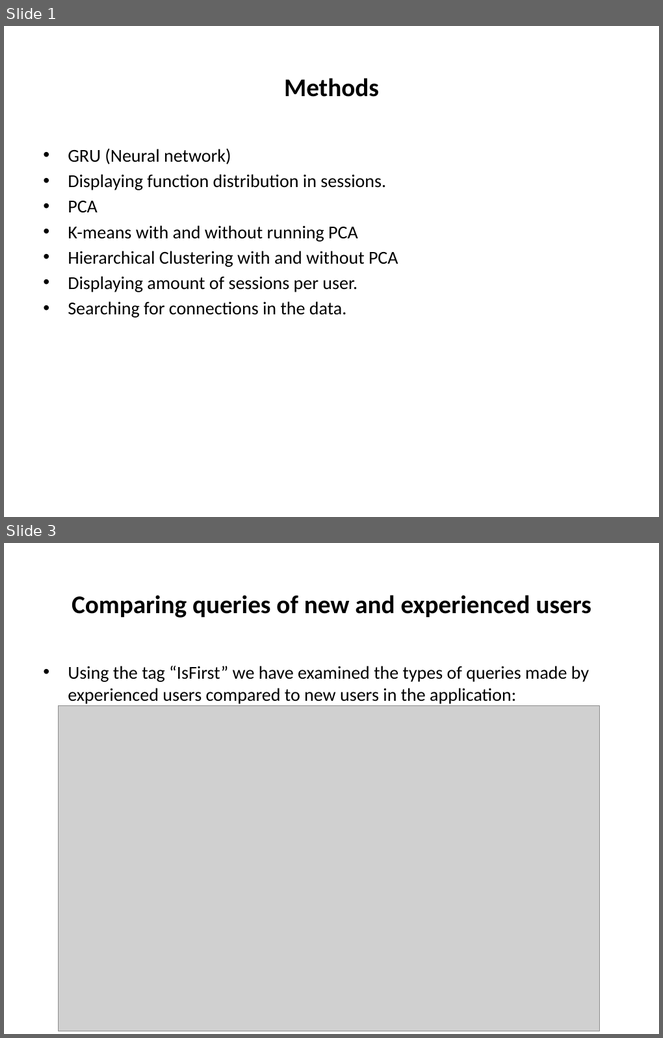
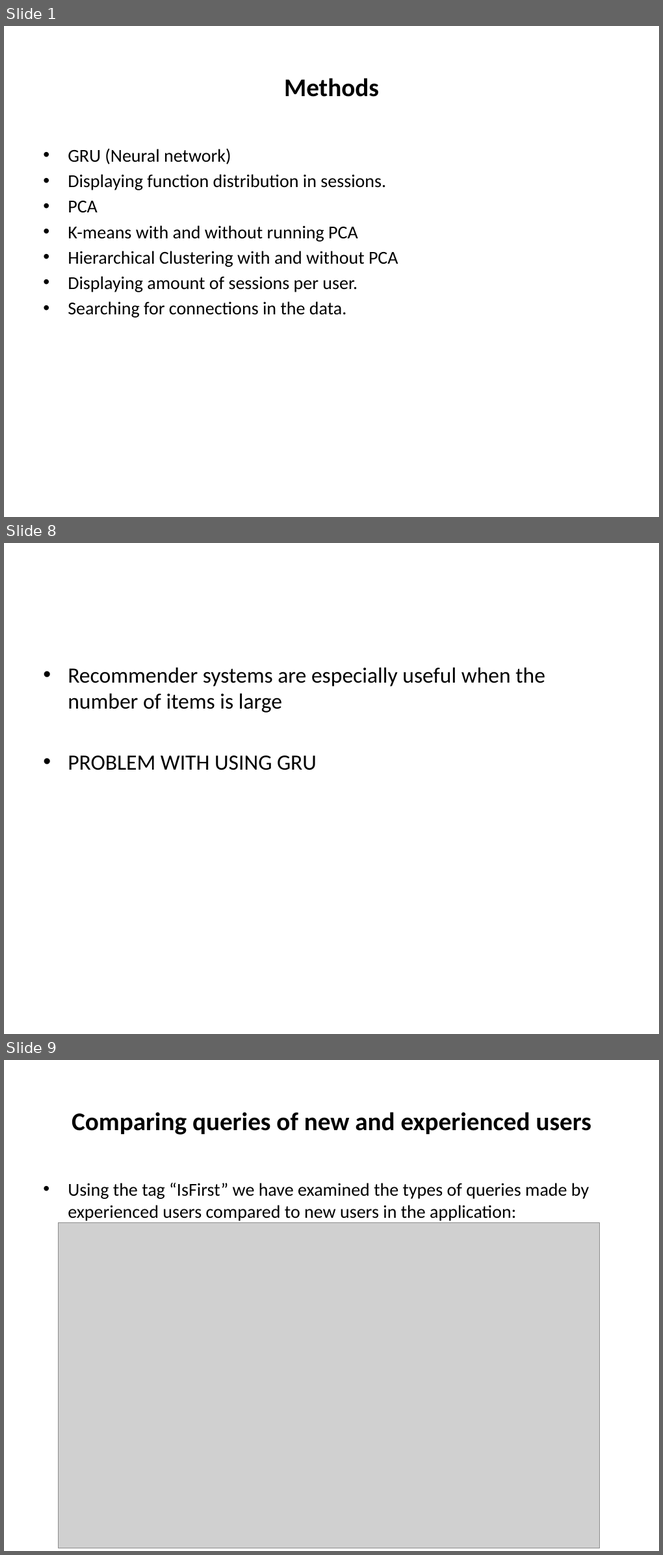
Before and after one commit to royee17/DS_Workshop, a slide deck: Methods.pptx. Shown one above the other, each under a label of ours: slides 1 and 3 before the commit, slides 1, 8 and 9 after it; the slides between them are not shown. The pictures are 663x1038 and 663x1555 pixels, drawn with LibreOffice and Linux fonts; fonts in the diff are those of the drawing; grey boxes stand for pictures. Boxes give left, top, right and bottom in pixels: in the first picture for what was removed or moved away, otherwise in the second. Text is boxed around its words. In the diff, an @@ line names an element or a change of style, - is before the commit and + after.

```diff
--- a/Methods.pptx
+++ b/Methods.pptx
@@ slide 8 added at (x1=4, y1=543, x2=659, y2=1034), background #FFFFFF @@
@@ text added at (x1=68, y1=667, x2=545, y2=771), 24 pt, text #000000 @@
+• Recommender systems are especially useful when the number of items is large
+• PROBLEM WITH USING GRU
@@ what was slide 3 is now slide 9 @@
```
Also in this commit, not shown: 3 slides changed, 7 other slides added.
